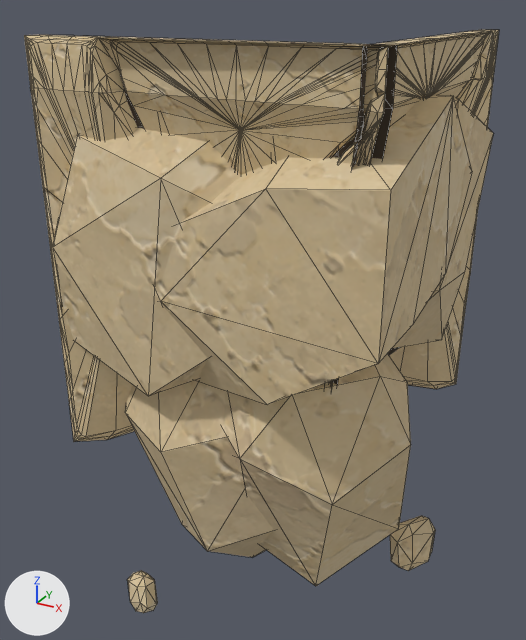
The glTF model assets/custom/models/ground_modules/ground_bottom_corner_08.glb as it was, and as the next commit left it.
Rendered twice from a 50 mm lens placed at (1.53, -1.49, 1.0), pointed at (0.46, 0.47, 0.02). Lighting does not change. The marker at lower left points along +X, +Y and +Z. The older version comes first. Mesh edges are drawn as thin lines. Vertices at exactly the same position are counted once.

Objects in the first picture: 'GroundBottomCorner08_Body'.
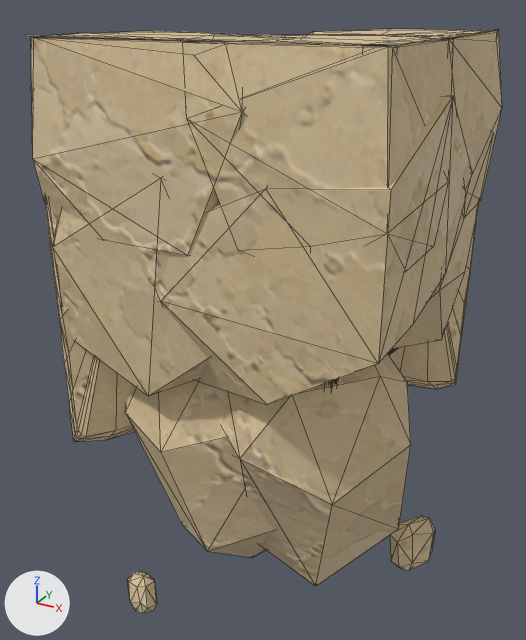
Boxes [x1, y1, x2, y2] around the edits, measured in the pictures (526 x 640 px):
'GroundBottomCorner08_Body', reshaped: before [24, 30, 499, 613]; after [24, 29, 502, 613]
part 1 of me_groundbottomcorner08_bodymesh, added (beige): after [183, 34, 454, 227]
part 2 of me_groundbottomcorner08_bodymesh, added (brown): after [307, 29, 502, 218]
part 3 of me_groundbottomcorner08_bodymesh, added (beige): after [31, 31, 254, 256]
part 4 of me_groundbottomcorner08_bodymesh, built on (beige): before [24, 30, 499, 141]

The edits, one by one:
me_groundbottomcorner08_bodymesh is used by ob_groundbottomcorner08_body; location (0.0, 0.0, 0.0).
me_groundbottomcorner08_bodymesh had 955 vertices, 1802 faces and spanned x 0.0..1.04, y -0.04..1.0, z -0.97..0.91.
me_groundbottomcorner08_bodymesh now has 874 vertices, 1533 faces and spans x 0.0..1.04, y -0.04..1.0, z -0.97..0.91.
me_groundbottomcorner08_bodymesh part 1: a new loose piece of 28 vertices spanning x 0.41..1.04, y -0.04..0.56, z 0.4..0.91, in mat_sandstone_plate_15_003.
me_groundbottomcorner08_bodymesh part 2: a new loose piece of 28 vertices spanning x 0.52..1.04, y 0.29..1.0, z 0.4..0.91, in mat_sandstone_plate_15_003.
me_groundbottomcorner08_bodymesh part 3: a new loose piece of 26 vertices spanning x 0.0..0.73, y -0.04..0.48, z 0.4..0.91, in mat_sandstone_plate_15_003.
Part 4, on me_groundbottomcorner08_bodymesh:
163 vertices are removed from x 0.0..1.01, y -0.01..1.0, z 0.78..0.91.
491 faces are deleted.
6 vertices move within x 0.28..0.96, y 0.02..0.05, z 0.78.
19 new faces join them, mat_sandstone_plate_2_007.
7 new faces join them, mat_sandstone_plate_3_007.
16 new faces join them, mat_sandstone_plate_4_007.
15 new faces join them, mat_sandstone_plate_5_007.
13 new faces join them, mat_sandstone_plate_6_007.
